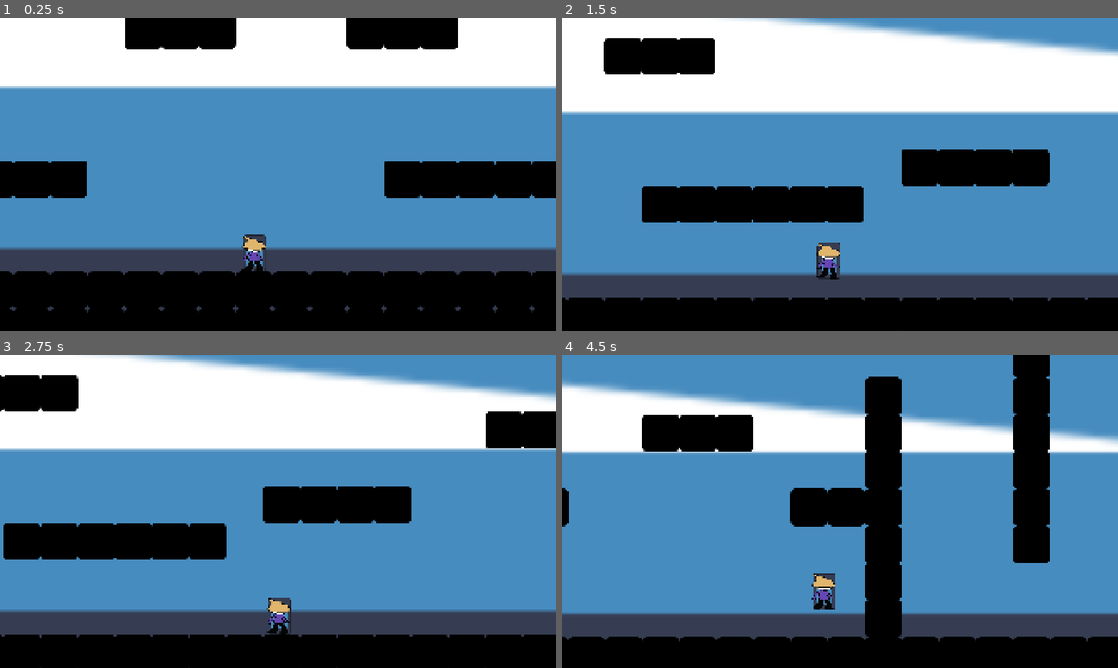
Above: before the commit, frames 1-4 (two rows, left to right).
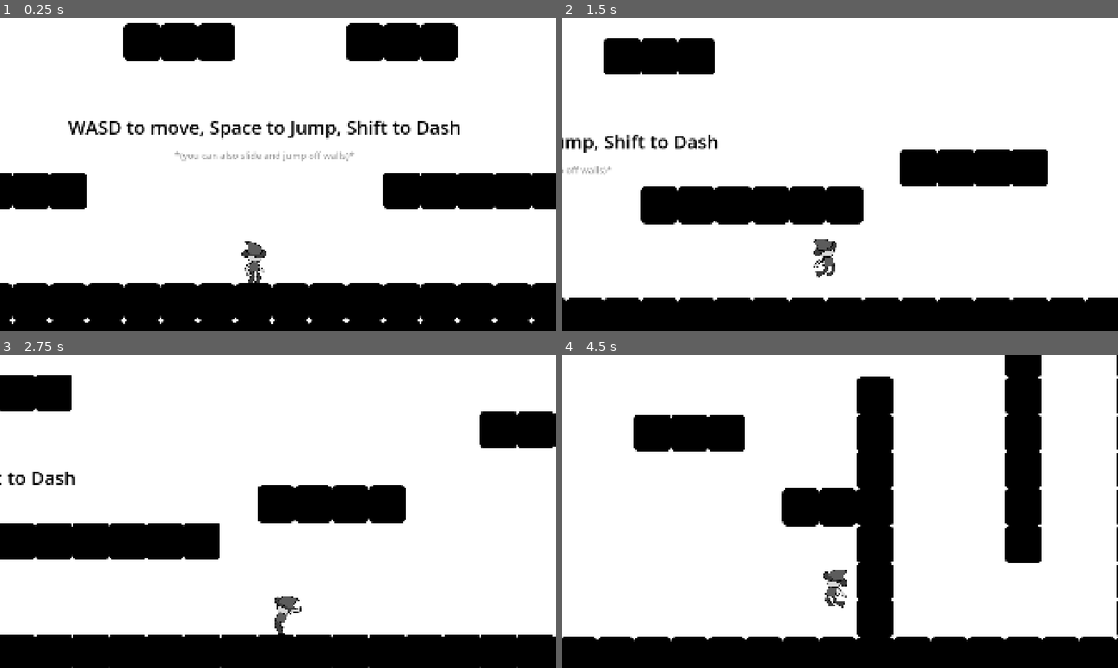
Above: after the commit, the same moments.

Repository: MaWo31/Metroidvania
Game: Godot game, scene res://Scenes/root.tscn
Two runs of this game, one before a commit and one after it. Both use one fixed random seed, a clock stepped at 60 frames per second and the inputs below. The engine's default icon, where the game draws it, is replaced by a stand-in: a white triangle on a blue panel in a dark square.
Inputs (mouse positions are in pixels of both pictures, inside the frame that each line leads up to):
- Up to frame 1 (0.25 s): no input
- Up to frame 2 (1.5 s): tap Enter at 0.5 s; move the mouse to (962, 158) at 0.52 s; hold D (move_right) from 0.53 s (still down); tap Shift (dash) at 0.6 s; click (962, 158) at 0.67 s; tap Space (jump) at 0.77, 0.8, 1.07, 1.35 s; move the mouse to (728, 190) at 1.27 s
- Up to frame 3 (2.75 s): tap Space (jump) at 1.52, 1.82, 2.3 s; tap Shift (dash) at 1.55, 2.1 s; move the mouse to (333, 442) at 2.02 s; release D (move_right) at 2.03 s; hold A (move_left) from 2.03 s (still down)
- Up to frame 4 (4.5 s): move the mouse to (812, 574) at 2.77 s; release A (move_left) at 2.78 s; hold D (move_right) 2.78-4.28 s; tap Alt at 2.85 s; click (812, 574) at 2.92 s; tap Space (jump) at 3.02, 3.32, 3.77, 3.8, 4.07, 4.35 s; tap Shift (dash) at 3.05, 3.6 s; move the mouse to (1006, 558) at 3.52 s; move the mouse to (673, 464) at 4.27 s; hold A (move_left) from 4.28 s (still down)

The runs differ from the first frame. In frame 1, 62% of the frame differs, in the area x 0-100%, y 0-98%; in frame 2, 56%; in frame 3, 59%; in frame 4, 72%, in the area x 0-100%, y 0-92%.

Commit message:
Added  Player sprites and web build
Made some sprites for player connected them to states

Diff:
--- a/Scenes/player.tscn
+++ b/Scenes/player.tscn
@@ -4,26 +4,114 @@
 [ext_resource type="Texture2D" uid="uid://cu71x1t6uiqad" path="res://icon.svg" id="2_vgqql"]
 [ext_resource type="Script" uid="uid://b2anmo0nr62ea" path="res://Scripts/player_movement.gd" id="3_6t5aa"]
 [ext_resource type="Script" uid="uid://dq6kvym0876e8" path="res://Scripts/input_component.gd" id="4_vgqql"]
-[ext_resource type="Texture2D" uid="uid://ccmo3hfj15dsb" path="res://Assets/player1.png" id="5_fkybt"]
+[ext_resource type="Texture2D" uid="uid://dkpoopknxgdka" path="res://Assets/PlayerSpriteSheet.png" id="6_3smsa"]
 [ext_resource type="Script" uid="uid://b5r8h7gwsus1k" path="res://Scripts/player_states.gd" id="6_x3wgy"]
+[ext_resource type="Script" uid="uid://bi560iwtv15ev" path="res://Scripts/player_animations.gd" id="7_3smsa"]
+
+[sub_resource type="AtlasTexture" id="AtlasTexture_pu2lt"]
+atlas = ExtResource("6_3smsa")
+region = Rect2(256, 512, 256, 256)
+
+[sub_resource type="AtlasTexture" id="AtlasTexture_x3wgy"]
+atlas = ExtResource("6_3smsa")
+region = Rect2(0, 0, 256, 256)
+
+[sub_resource type="AtlasTexture" id="AtlasTexture_3smsa"]
+atlas = ExtResource("6_3smsa")
+region = Rect2(0, 512, 256, 256)
+
+[sub_resource type="AtlasTexture" id="AtlasTexture_8erm5"]
+atlas = ExtResource("6_3smsa")
+region = Rect2(0, 256, 256, 256)
+
+[sub_resource type="AtlasTexture" id="AtlasTexture_f1ek2"]
+atlas = ExtResource("6_3smsa")
+region = Rect2(256, 256, 256, 256)
+
+[sub_resource type="AtlasTexture" id="AtlasTexture_tx1dd"]
+atlas = ExtResource("6_3smsa")
+region = Rect2(512, 256, 256, 256)
+
+[sub_resource type="AtlasTexture" id="AtlasTexture_gymyn"]
+atlas = ExtResource("6_3smsa")
+region = Rect2(768, 256, 256, 256)
+
+[sub_resource type="AtlasTexture" id="AtlasTexture_ukyrk"]
+atlas = ExtResource("6_3smsa")
+region = Rect2(512, 512, 256, 256)
+
+[sub_resource type="SpriteFrames" id="SpriteFrames_riqys"]
+animations = [{
+"frames": [{
+"duration": 1.0,
+"texture": SubResource("AtlasTexture_pu2lt")
+}],
+"loop": 0,
+"name": &"Fall",
+"speed": 0.0
+}, {
+"frames": [{
+"duration": 1.0,
+"texture": SubResource("AtlasTexture_x3wgy")
+}],
+"loop": 1,
+"name": &"Idle",
+"speed": 0.0
+}, {
+"frames": [{
+"duration": 1.0,
+"texture": SubResource("AtlasTexture_3smsa")
+}],
+"loop": 0,
+"name": &"Jump",
+"speed": 0.0
+}, {
+"frames": [{
+"duration": 1.0,
+"texture": SubResource("AtlasTexture_8erm5")
+}, {
+"duration": 1.0,
+"texture": SubResource("AtlasTexture_f1ek2")
+}, {
+"duration": 1.0,
+"texture": SubResource("AtlasTexture_tx1dd")
+}, {
+"duration": 1.0,
+"texture": SubResource("AtlasTexture_gymyn")
+}],
+"loop": 1,
+"name": &"Run",
+"speed": 10.0
+}, {
+"frames": [{
+"duration": 1.0,
+"texture": SubResource("AtlasTexture_ukyrk")
+}],
+"loop": 1,
+"name": &"WallSlide",
+"speed": 5.0
+}]
 
 [sub_resource type="RectangleShape2D" id="RectangleShape2D_bhunq"]
-size = Vector2(80, 127)
+size = Vector2(22, 114)
 
 [node name="Player" type="CharacterBody2D" unique_id=1599080216]
 collision_layer = 2
 script = ExtResource("1_cvnsp")
 
 [node name="Sprite2D" type="Sprite2D" parent="." unique_id=233464397]
+visible = false
 scale = Vector2(0.625, 1)
 texture = ExtResource("2_vgqql")
 
-[node name="Sprite2D2" type="Sprite2D" parent="." unique_id=1611359029]
-scale = Vector2(0.4, 0.25)
-texture = ExtResource("5_fkybt")
+[node name="AnimatedSprite2D" type="AnimatedSprite2D" parent="." unique_id=323939244]
+scale = Vector2(0.6, 0.6)
+sprite_frames = SubResource("SpriteFrames_riqys")
+animation = &"Idle"
+autoplay = "Idle"
 
 [node name="CollisionShape2D" type="CollisionShape2D" parent="." unique_id=1309703725]
-position = Vector2(-1, -0.5)
+position = Vector2(0, 18)
 shape = SubResource("RectangleShape2D_bhunq")
 
 [node name="PlayerMovement" type="Node" parent="." unique_id=165326564 node_paths=PackedStringArray("body", "jump_buffer", "dash_cd", "coyote_time")]
@@ -56,3 +144,9 @@
 script = ExtResource("6_x3wgy")
 player = NodePath("..")
 metadata/_custom_type_script = "uid://b5r8h7gwsus1k"
+
+[node name="PlayerAnimations" type="Node" parent="." unique_id=1766577176 node_paths=PackedStringArray("player")]
+unique_name_in_owner = true
+script = ExtResource("7_3smsa")
+player = NodePath("..")
+metadata/_custom_type_script = "uid://bi560iwtv15ev"
--- a/Scenes/root.tscn
+++ b/Scenes/root.tscn
@@ -18,12 +18,13 @@
 [node name="Root" type="Node2D" unique_id=232654528]
 
 [node name="Sprite2D" type="Sprite2D" parent="." unique_id=1383301880]
+modulate = Color(10.4406805, 10.4406805, 10.4406805, 0.99607843)
 position = Vector2(-17.000002, -664)
 scale = Vector2(200, 13.265625)
 texture = ExtResource("1_i04dx")
 
 [node name="Player" parent="." unique_id=1599080216 instance=ExtResource("2_8pvmw")]
-position = Vector2(-190, -203)
+position = Vector2(-188, -79)
 
 [node name="Camera2D" type="Camera2D" parent="Player" unique_id=2137501906 node_paths=PackedStringArray("player")]
 process_callback = 0
@@ -44,3 +45,21 @@
 modulate = Color(0, 0, 0, 1)
 tile_map_data = PackedByteArray("AADx/wAAAAAAAAAAAADy/wAAAAAAAAAAAADz/wAAAAAAAAAAAAD0/wAAAAAAAAAAAAD1/wAAAAAAAAAAAAD2/w …(15360 unchanged characters)…
 tile_set = SubResource("TileSet_riqys")
+
+[node name="Label" type="Label" parent="." unique_id=626928854]
+offset_left = -832.0
+offset_top = -584.0
+offset_right = 524.0
+offset_bottom = -496.0
+theme_override_colors/font_color = Color(0, 0, 0, 1)
+theme_override_font_sizes/font_size = 64
+text = "WASD to move, Space to Jump, Shift to Dash"
+
+[node name="Label2" type="Label" parent="." unique_id=1038512440]
+offset_left = -464.0
+offset_top = -464.0
+offset_right = 155.0
+offset_bottom = -419.0
+theme_override_colors/font_color = Color(0.62152386, 0.62152386, 0.6215238, 1)
+theme_override_font_sizes/font_size = 32
+text = "*(you can also slide and jump off walls)*"
--- a/Scripts/player.gd
+++ b/Scripts/player.gd
@@ -3,6 +3,8 @@
 @onready var player_movement: PlayerMovement = %PlayerMovement
 @onready var input_component: InputComponent = %InputComponent
 @onready var player_states: PlayerStates = %PlayerStates
+@onready var sprite: AnimatedSprite2D = $AnimatedSprite2D
+@onready var player_animations: PlayerAnimations = %PlayerAnimations
 
 func _physics_process(delta: float) -> void:
 	input_component.update()
@@ -11,5 +13,6 @@
 	player_movement.jump_released = input_component.jump_released
 	player_movement.dash_pressed = input_component.dash_pressed
 	player_movement.update(delta)
+	player_animations.update()
 
 	move_and_slide()
--- /dev/null
+++ b/Scripts/player_animations.gd
@@ -0,0 +1,15 @@
+class_name PlayerAnimations extends Node
+
+@export var player: Player
+
+func update() -> void:
+	if player.player_states.current_state == player.player_states.State.RUN:
+		player.sprite.play("Run")
+	elif player.player_states.current_state == player.player_states.State.IDLE:
+		player.sprite.play("Idle")
+	elif player.player_states.current_state == player.player_states.State.JUMP:
+		player.sprite.play("Jump")
+	elif player.player_states.current_state == player.player_states.State.FALL:
+		player.sprite.play("Fall")
+	elif player.player_states.current_state == player.player_states.State.WALL_SLIDE:
+		player.sprite.play("WallSlide")
--- a/Scripts/player_movement.gd
+++ b/Scripts/player_movement.gd
@@ -1,6 +1,7 @@
 class_name PlayerMovement extends Node
 
 @onready var player_states: PlayerStates = %PlayerStates
+@onready var sprite: AnimatedSprite2D = $"../AnimatedSprite2D"
 
 @export var body: Player
 @export var jump_buffer: Timer
@@ -47,12 +48,18 @@
 
 	if body.is_on_floor() and dash_cd.time_left <= 0.5:
 		dash_cd.stop()
-	if dash_pressed and dash_cd.is_stopped():
+	if dash_pressed and dash_cd.is_stopped() and not body.is_on_wall_only():
 		dash()
 		return
 
 	if direction != 0:
 		facing_dir = sign(direction)
+
+
+	if body.velocity.x > 0:
+		sprite.flip_h = false
+	elif body.velocity.x < 0:
+		sprite.flip_h = true
 
 	var target_speed = direction * speed
 	var accel := 0.0
@@ -108,3 +115,4 @@
 func wall_jump() -> void:
 	body.velocity.y = -jump_force * 0.85
 	body.velocity.x = speed * -facing_dir * 1.2
+	player_states.change_state(player_states.State.JUMP)
--- a/Scripts/player_states.gd
+++ b/Scripts/player_states.gd
@@ -5,9 +5,11 @@
 
 enum State {IDLE, RUN, JUMP, FALL, DASH, WALL_SLIDE}
 var current_state: State = State.IDLE
+var last_state: State
 
 func change_state(new_state: State) -> void:
+	last_state = current_state
 	current_state = new_state
 
 func exit_state() -> void:
-	current_state = State.IDLE
+	current_state = last_state
Binary file added: Assets/PlayerSpriteSheet.png
Not shown, added: Assets/PlayerSpriteSheet.png.import
Not shown, added: Builds/Web/Metroidvania-(terra).apple-touch-icon.png.import
Not shown, added: Builds/Web/Metroidvania-(terra).icon.png.import
Not shown, added: Builds/Web/Metroidvania-(terra).png.import
Not shown, added: Scripts/player_animations.gd.uid
Not shown, added: export_presets.cfg
Not shown, added: Assets/PlayerSpriteSheet.kra
Not shown, added: Builds/Web/Metroidvania-(terra).apple-touch-icon.png
Not shown, added: Builds/Web/Metroidvania-(terra).audio.position.worklet.js
Not shown, added: Builds/Web/Metroidvania-(terra).audio.worklet.js
Not shown, added: Builds/Web/Metroidvania-(terra).icon.png
(and 6 more such lines)
